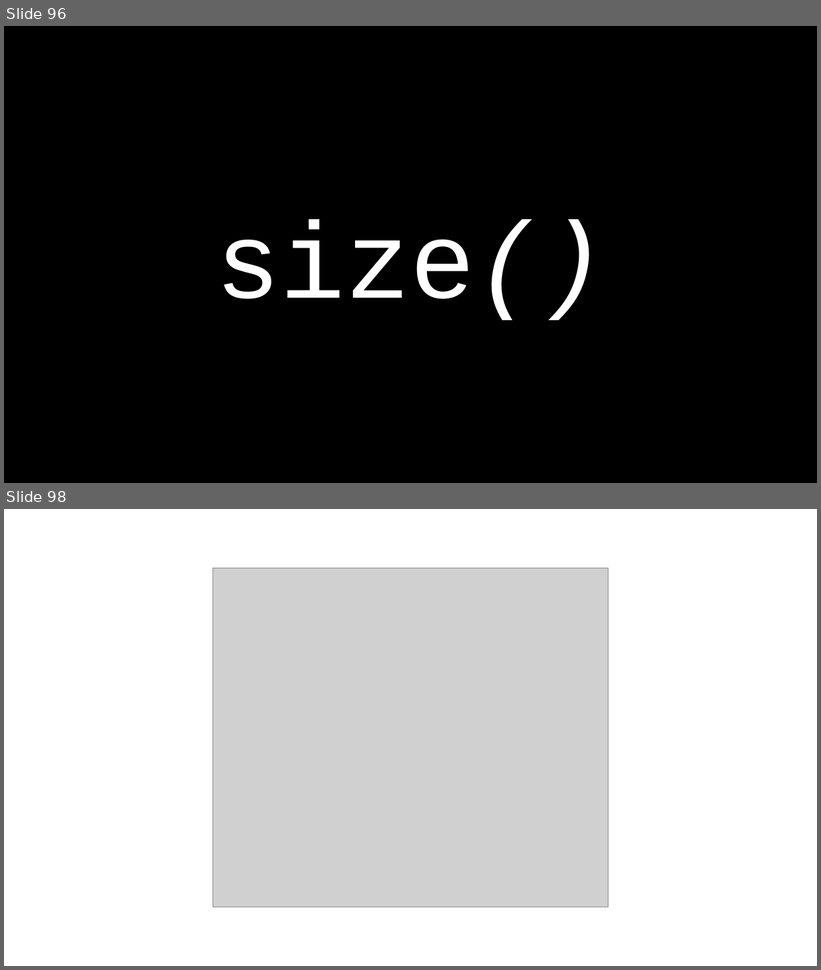
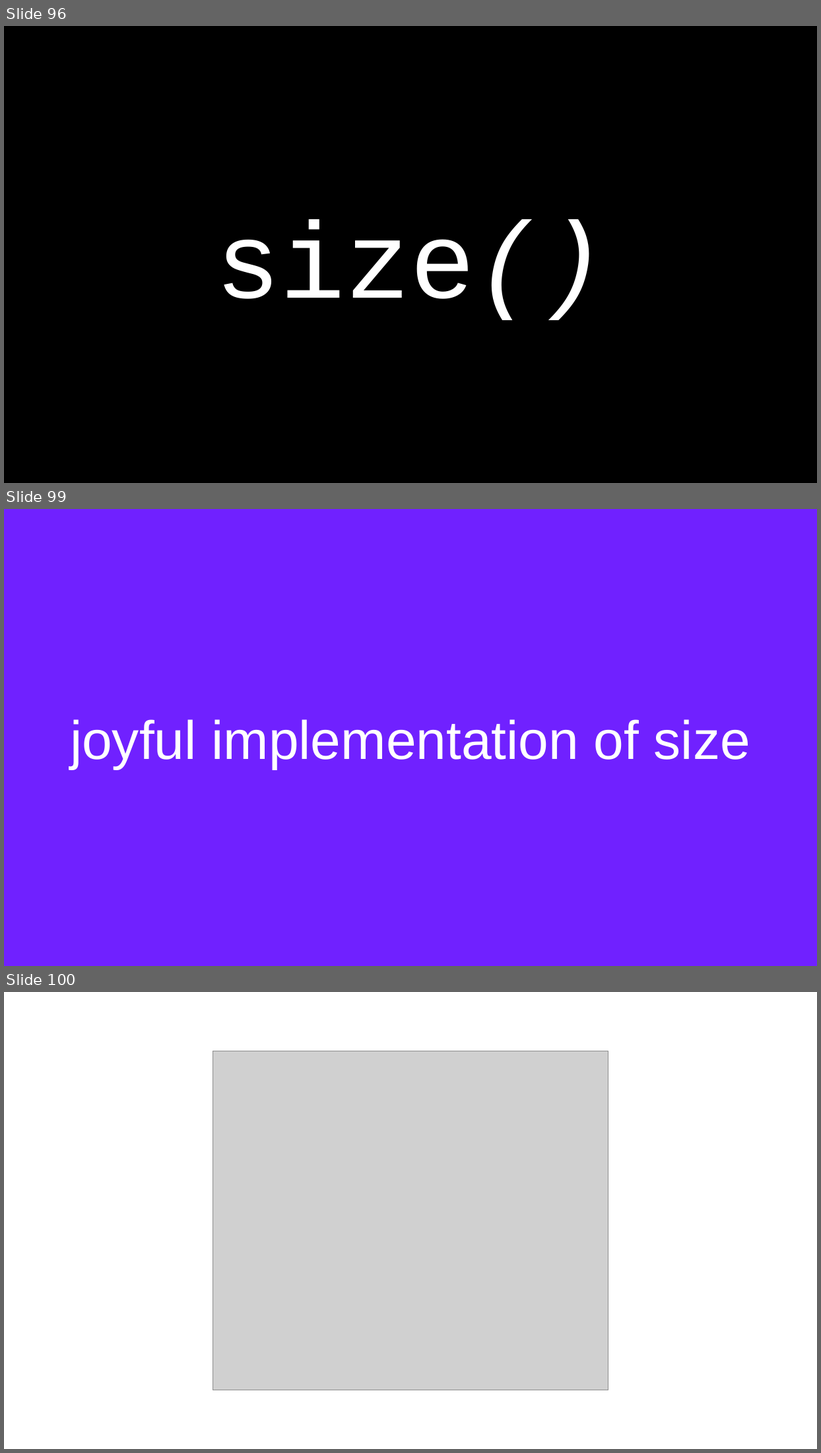
Before and after one commit to james-bern/CS136-SLIDES, a slide deck: WeekXX2.pptx. Shown one above the other, each under a label of ours: slides 96 and 98 before the commit, slides 96, 99 and 100 after it; the slides between them are not shown. The pictures are 821x970 and 821x1453 pixels, drawn with LibreOffice and Linux fonts; fonts in the diff are those of the drawing; grey boxes stand for pictures. Boxes give left, top, right and bottom in pixels: in the first picture for what was removed or moved away, otherwise in the second. Text is boxed around its words. In the diff, an @@ line names an element or a change of style, - is before the commit and + after.

```diff
--- a/WeekXX2.pptx
+++ b/WeekXX2.pptx
@@ slide 99 added at box(4, 509, 817, 966), background #7021FF @@
@@ title added at box(70, 720, 750, 769), 48 pt, text #FFFFFF @@
+joyful implementation of size
@@ what was slide 98 is now slide 100 @@
```
Also in this commit, not shown: 11 slides changed, 1 other slide added, 1 other file.
